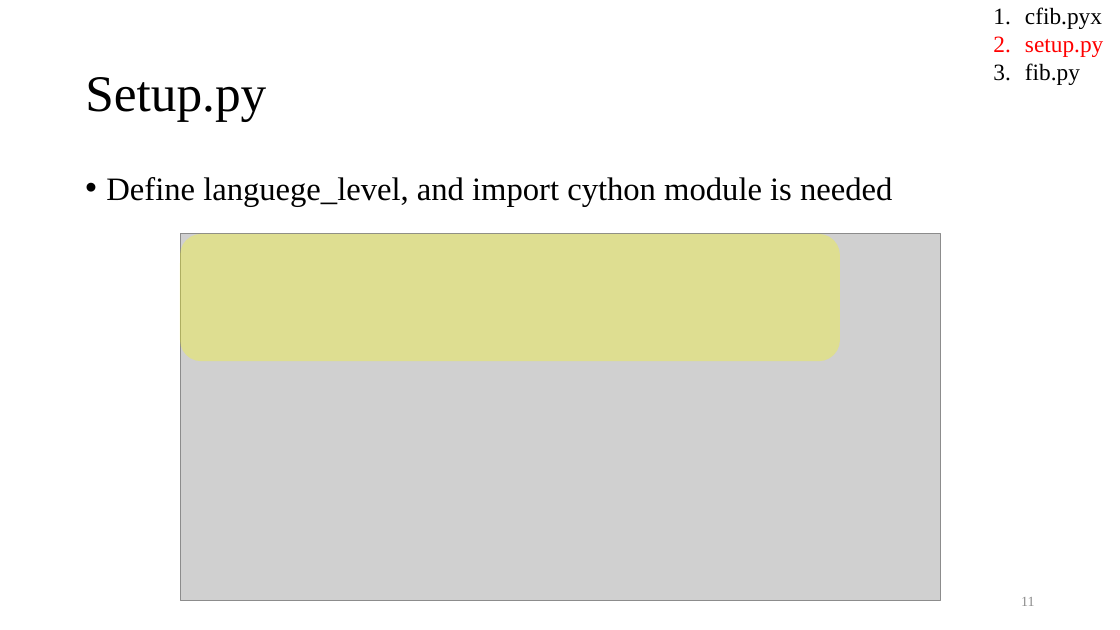
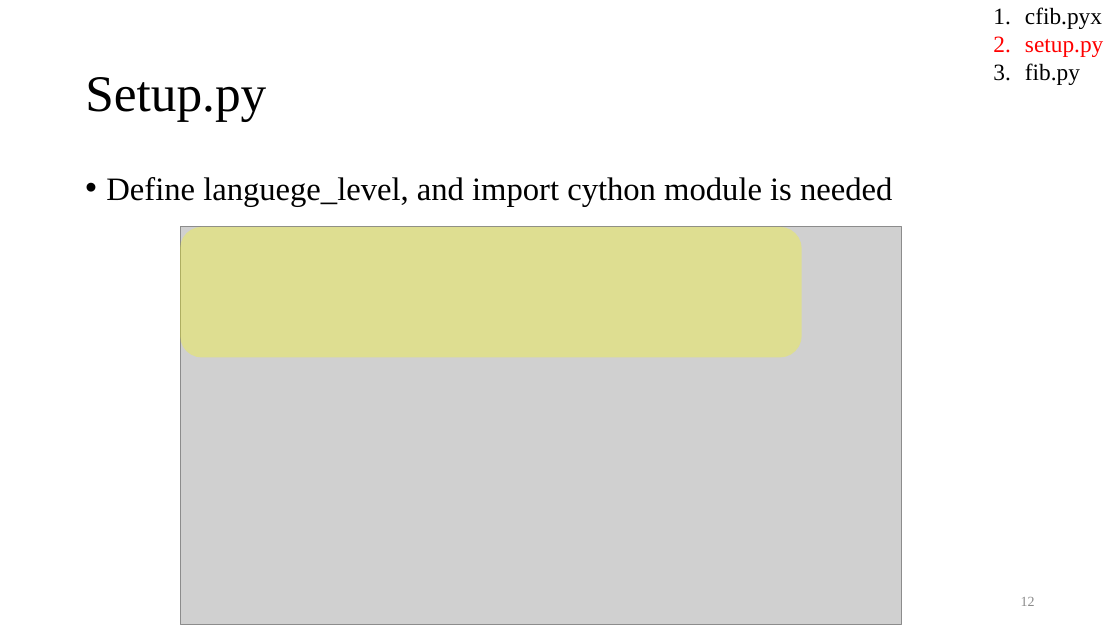
Before and after one commit to Ch-EnShen/intro_to_cp_I_mid, a slide deck: slide 12 of Introduction to cython.pptx (slide 11 before the commit). Drawn at 1120x630 pixels with LibreOffice and Linux fonts; fonts in the diff are those of the drawing; grey boxes stand for pictures. Boxes give left, top, right and bottom in pixels: in the first picture for what was removed or moved away, otherwise in the second. Text is boxed around its words. In the diff, an @@ line names an element or a change of style, - is before the commit and + after.

```diff
--- a/Introduction to cython.pptx
+++ b/Introduction to cython.pptx
@@ rounded rectangle: place and size @@
-rounded rectangle at [180,234,840,361]
+rounded rectangle at [180,227,802,357]
@@ picture: place and size @@
-picture at [180,234,940,601]
+picture at [180,227,902,624]
@@ page number at [1021,597,1035,606]: text changed @@
-11
+12
```
Also in this commit, not shown: 9 other slides changed, 1 slide added, 6 other files.
